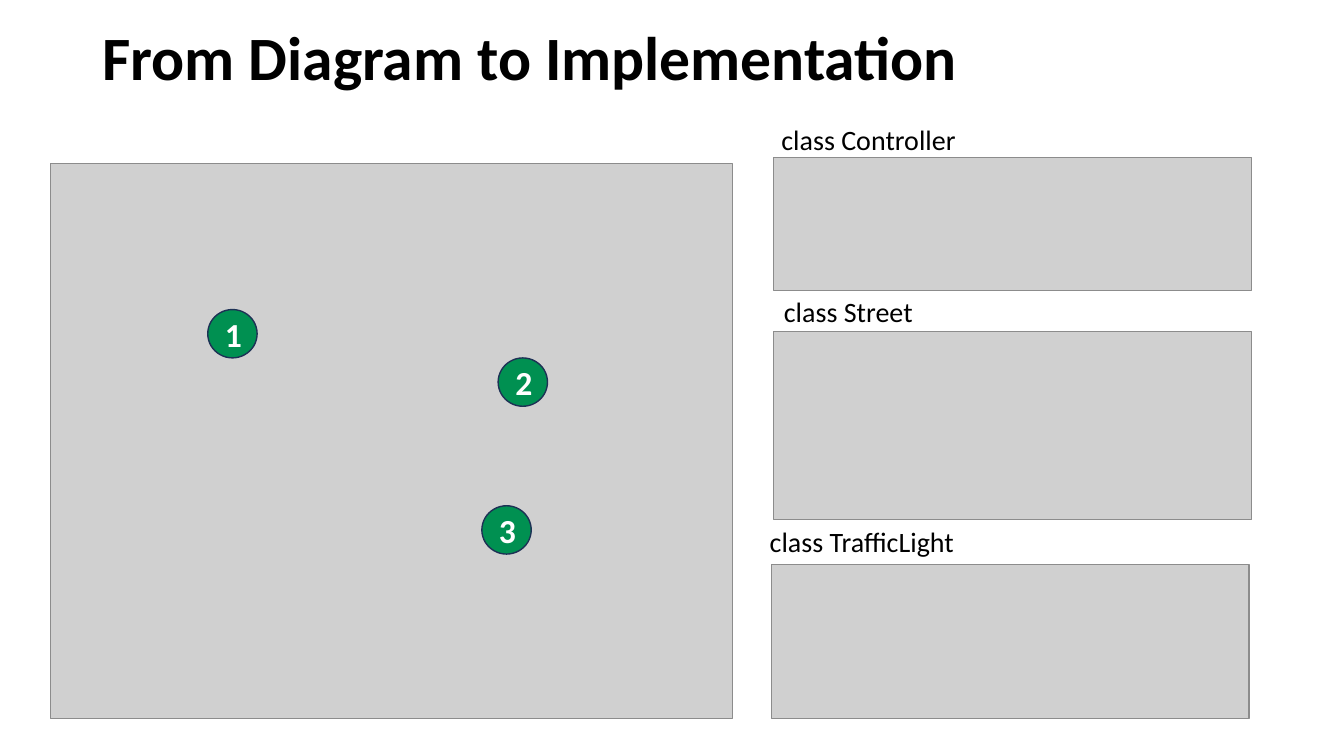
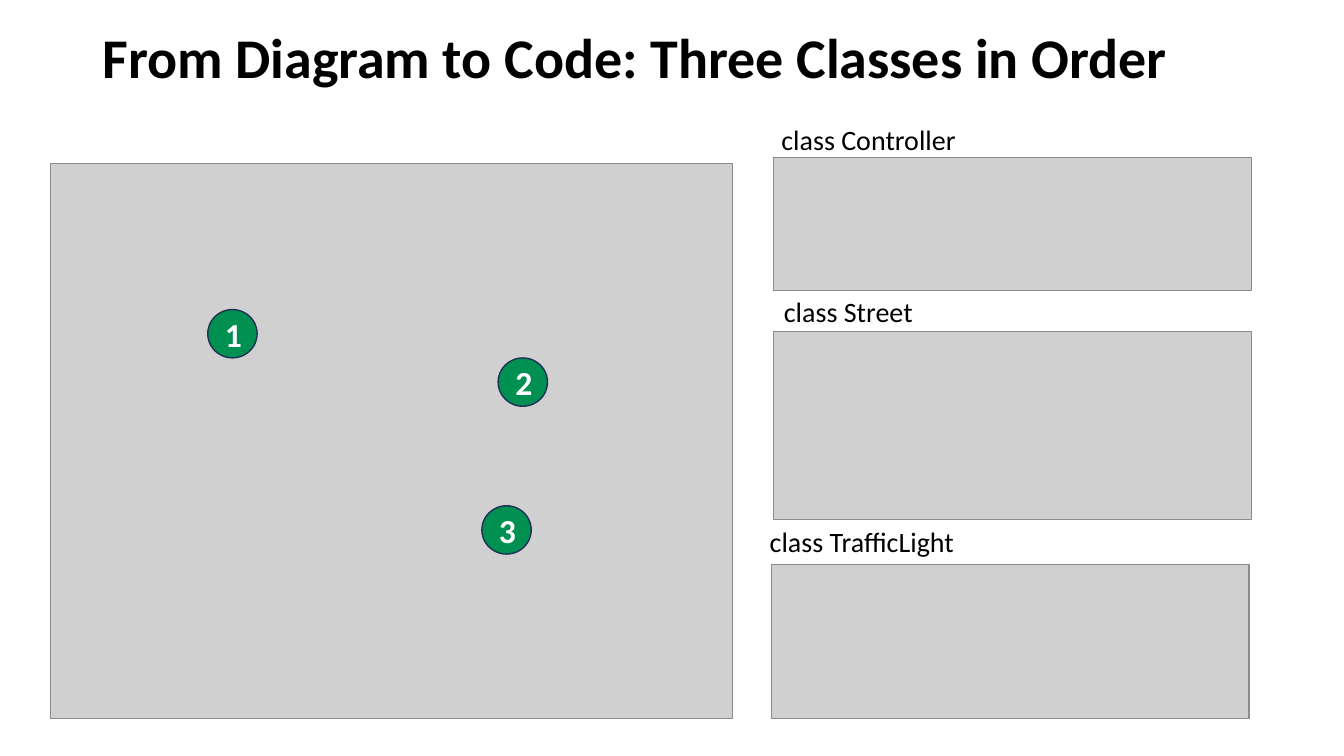
Before and after one commit to johnxu21/johnxu21.github.io, a slide deck: slide 18 of teaching/CS472/Timetable/OOD-V2.pptx. Drawn at 1344x756 pixels with LibreOffice and Linux fonts; fonts in the diff are those of the drawing; grey boxes stand for pictures. Boxes give left, top, right and bottom in pixels: in the first picture for what was removed or moved away, otherwise in the second. Text is boxed around its words. In the diff, an @@ line names an element or a change of style, - is before the commit and + after.

```diff
--- a/teaching/CS472/Timetable/OOD-V2.pptx
+++ b/teaching/CS472/Timetable/OOD-V2.pptx
@@ title at [102,38,1166,88]: text changed; size 44 to 40 pt @@
-From Diagram to Implementation
+From Diagram to Code: Three Classes in Order
```
Also in this commit, not shown: 4 other slides changed, 4 other files.
